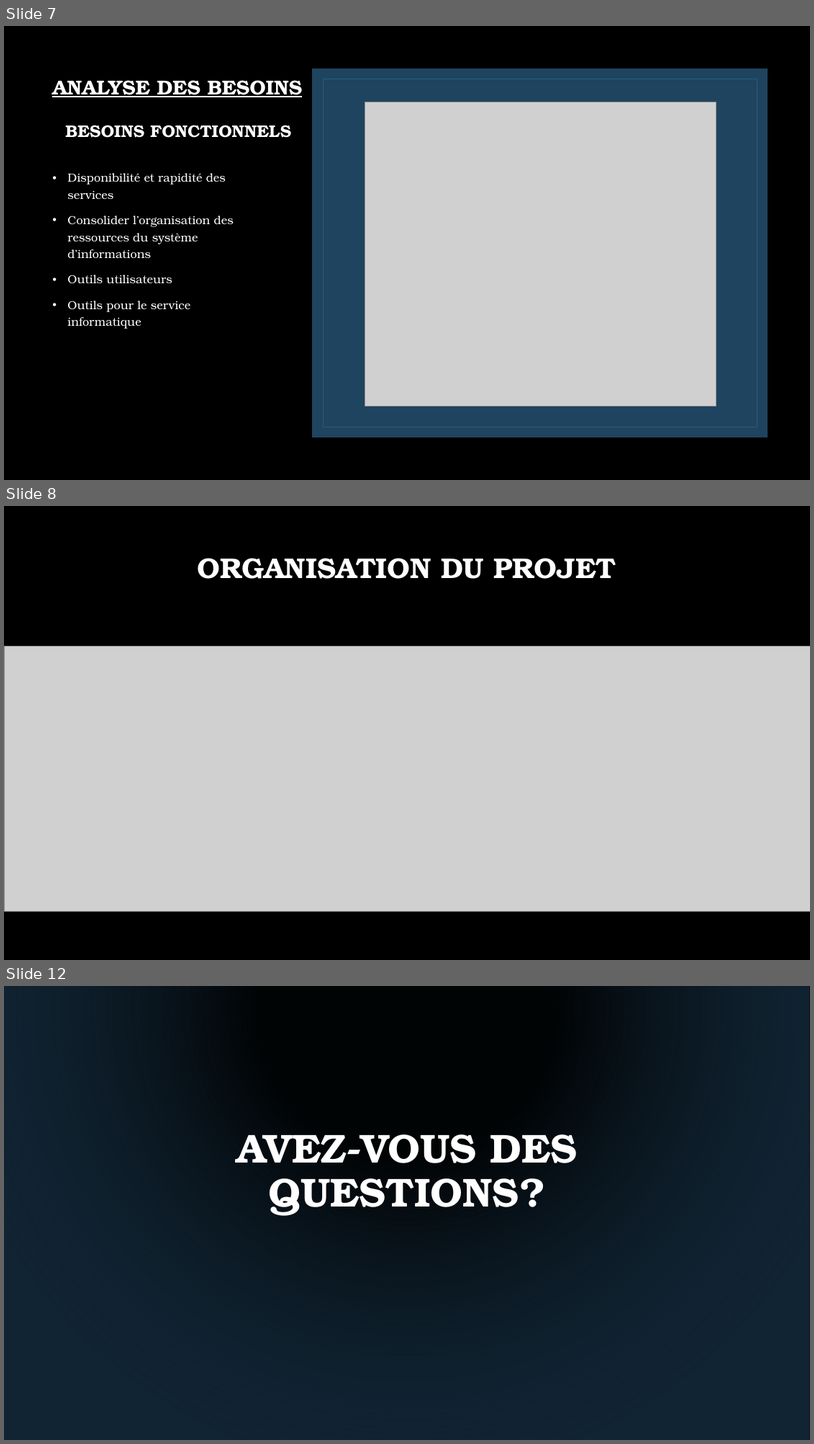
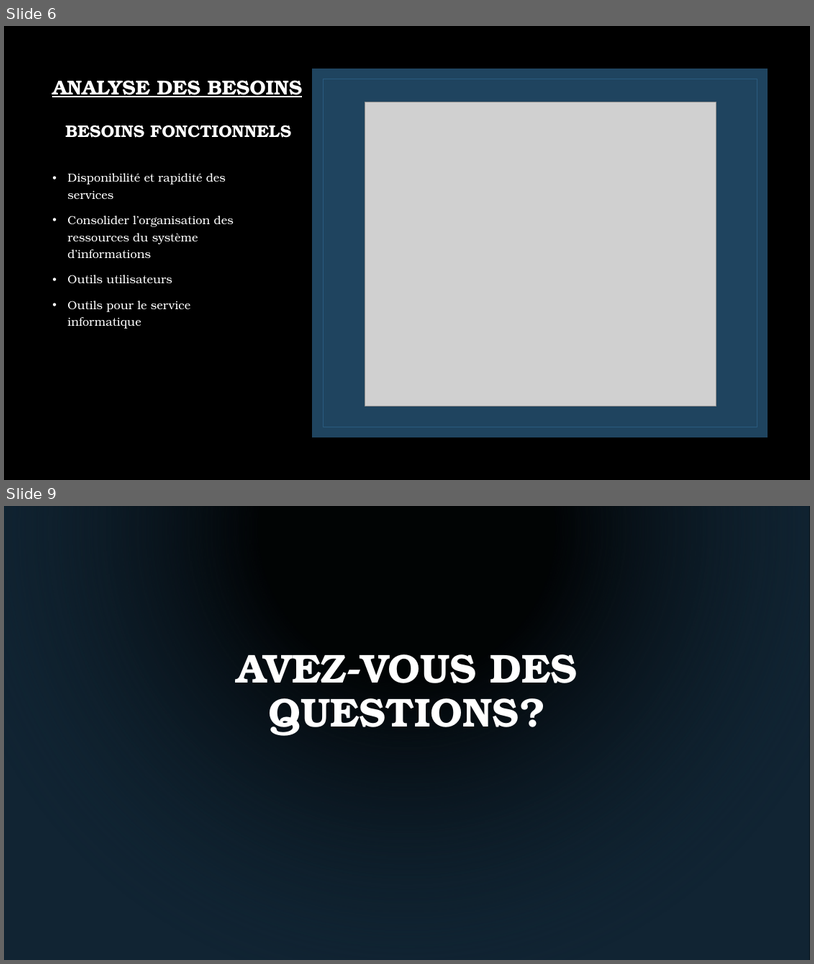
Before and after one commit to TheSunnyBoy93/3rdyear-ELSAJI-PA, a slide deck: Etapes/ESGI PA FINALE GroupeMyGes9.pptx. Shown one above the other, each under a label of ours: slides 7, 8 and 12 before the commit, slides 6 and 9 after it; the slides between them are not shown. The pictures are 814x1444 and 814x964 pixels, drawn with LibreOffice and Linux fonts; fonts in the diff are those of the drawing; grey boxes stand for pictures; background and template pictures are left out. Boxes give left, top, right and bottom in pixels: in the first picture for what was removed or moved away, otherwise in the second. Text is boxed around its words. In the diff, an @@ line names an element or a change of style, - is before the commit and + after.

```diff
--- a/Etapes/ESGI PA FINALE GroupeMyGes9.pptx
+++ b/Etapes/ESGI PA FINALE GroupeMyGes9.pptx
@@ slide 8 removed at (4, 506, 810, 960), background picture (left out) @@
@@ title removed at (197, 558, 617, 579) @@
-ORGANISATION DU PROJET
@@ picture removed at (4, 646, 810, 911) @@
@@ what was slide 7 is now slide 6 @@
@@ what was slide 12 is now slide 9 @@
```
Also in this commit, not shown: 2 slides changed, 1 slide added, 3 other slides removed, 3 other files.
